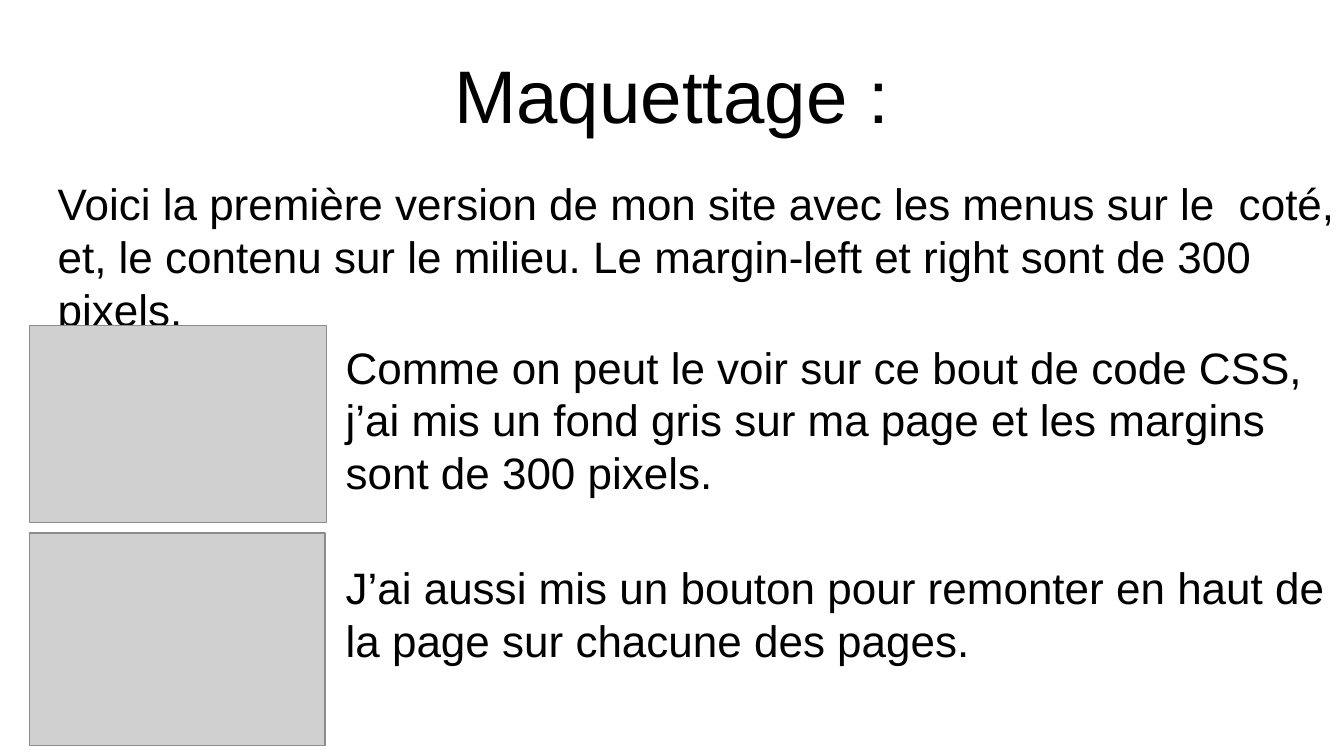
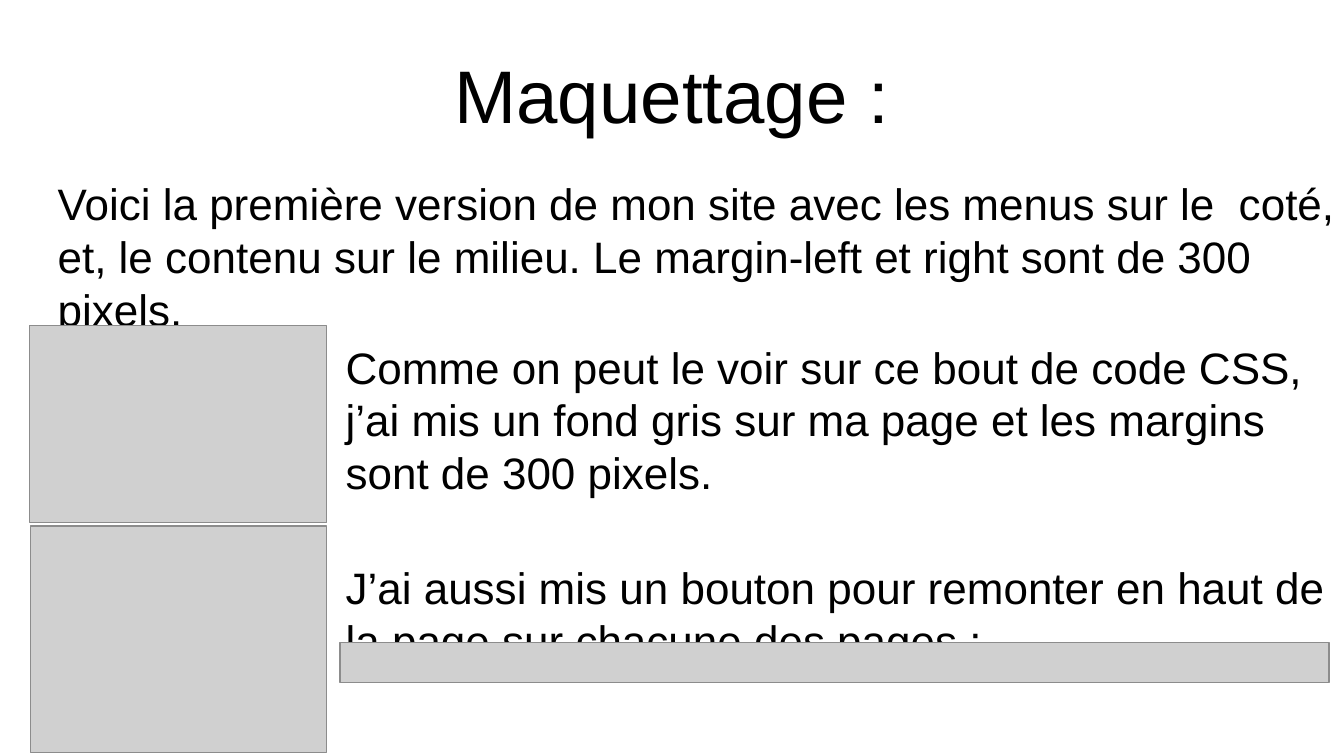
Before and after one commit to Max50603/PROJET--FINAL, a slide deck: slide 13 of PROJET/PROJET FINALE POWERPOINT.odp. Drawn at 1344x756 pixels with LibreOffice and Linux fonts; fonts in the diff are those of the drawing; grey boxes stand for pictures. Boxes give left, top, right and bottom in pixels: in the first picture for what was removed or moved away, otherwise in the second. Text is boxed around its words. In the diff, an @@ line names an element or a change of style, - is before the commit and + after.

Commit message:
mis en place du bouton smooth

```diff
--- a/PROJET/PROJET FINALE POWERPOINT.odp
+++ b/PROJET/PROJET FINALE POWERPOINT.odp
@@ picture: place and size @@
-picture at box(29, 533, 324, 746)
+picture at box(30, 527, 326, 754)
@@ text at box(346, 572, 1324, 643): text changed @@
-          J’ai aussi mis un bouton pour remonter en haut de la page sur chacune des pages.
+          J’ai aussi mis un bouton pour remonter en haut de la page sur chacune des pages :
@@ picture added at box(340, 643, 1329, 683) @@
```
Also in this commit, not shown: 1 slide added, 9 other files.
